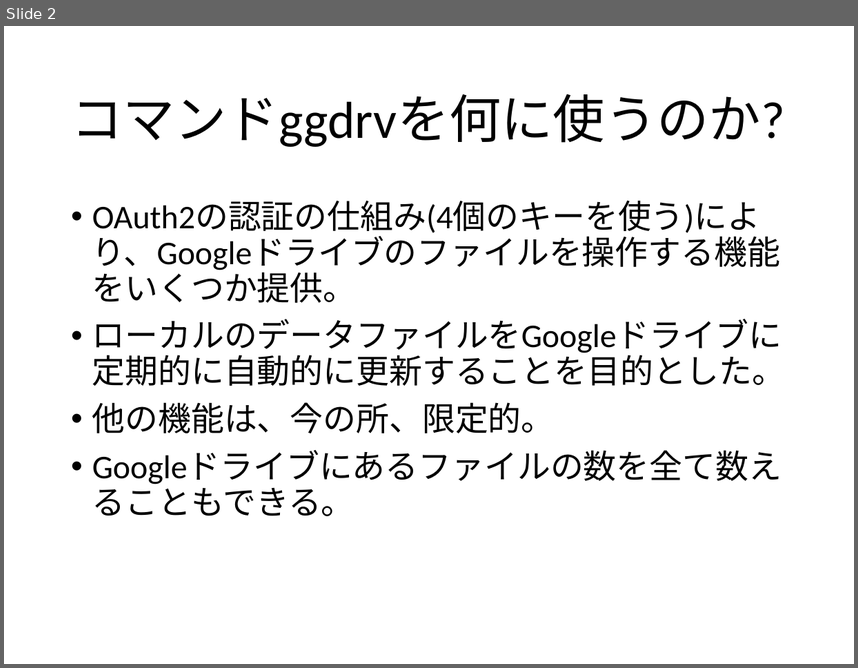
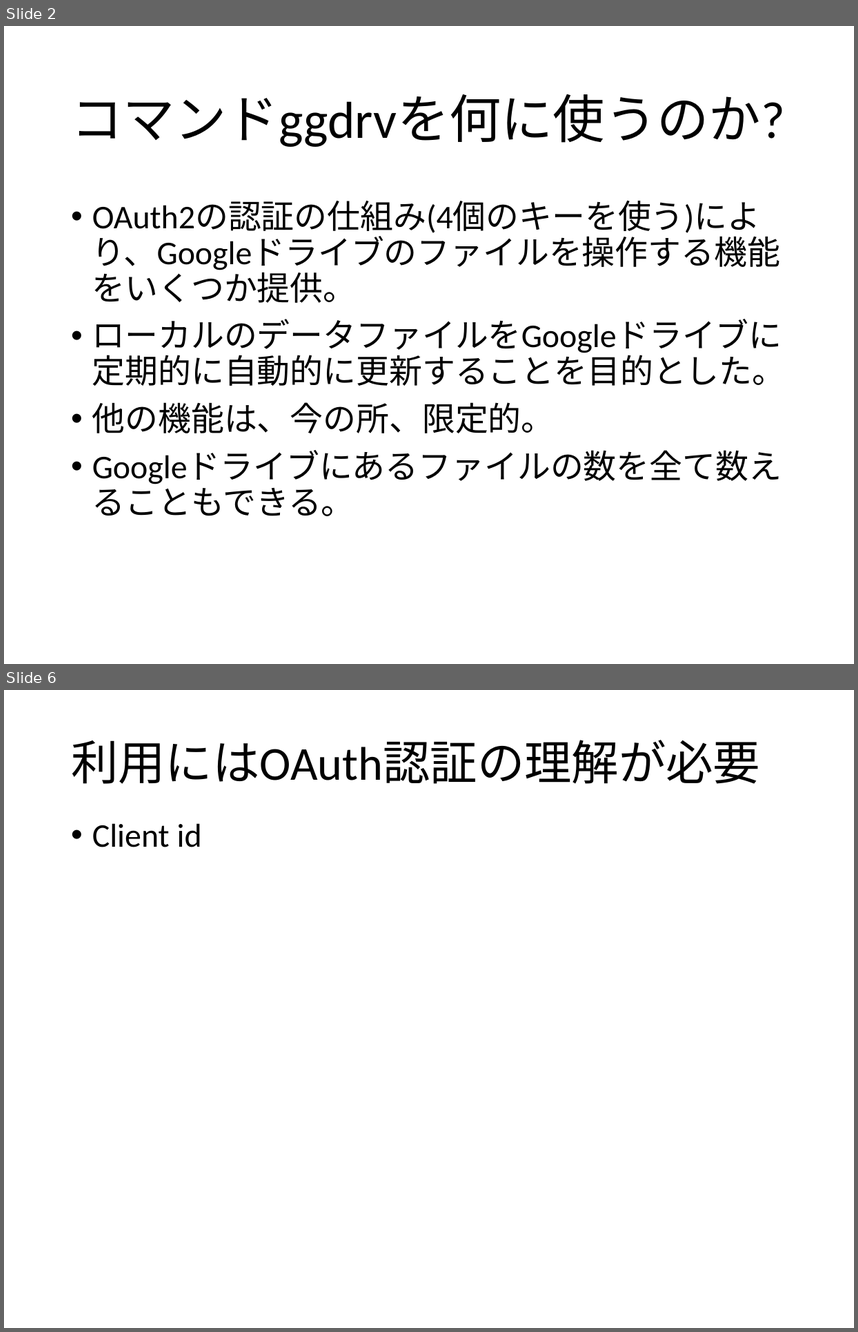
Before and after one commit to tulamili/App-ggdrv, a slide deck: description.pptx. Shown one above the other, each under a label of ours: slide 2 before the commit, slides 2 and 6 after it; the slides between them are not shown. The pictures are 858x668 and 858x1332 pixels, drawn with LibreOffice and Linux fonts; fonts in the diff are those of the drawing. Boxes give left, top, right and bottom in pixels: in the first picture for what was removed or moved away, otherwise in the second. Text is boxed around its words. In the diff, an @@ line names an element or a change of style, - is before the commit and + after.

```diff
--- a/description.pptx
+++ b/description.pptx
@@ slide 6 added at (4,690,854,1328), background #FFFFFF @@
@@ title added at (71,740,760,784), 40 pt, text #000000 @@
+利用にはOAuth認証の理解が必要
@@ text added at (92,823,202,847), 28 pt, text #000000 @@
+• Client id
```
Also in this commit, not shown: 2 slides changed, 1 other slide added, 1 other file.
